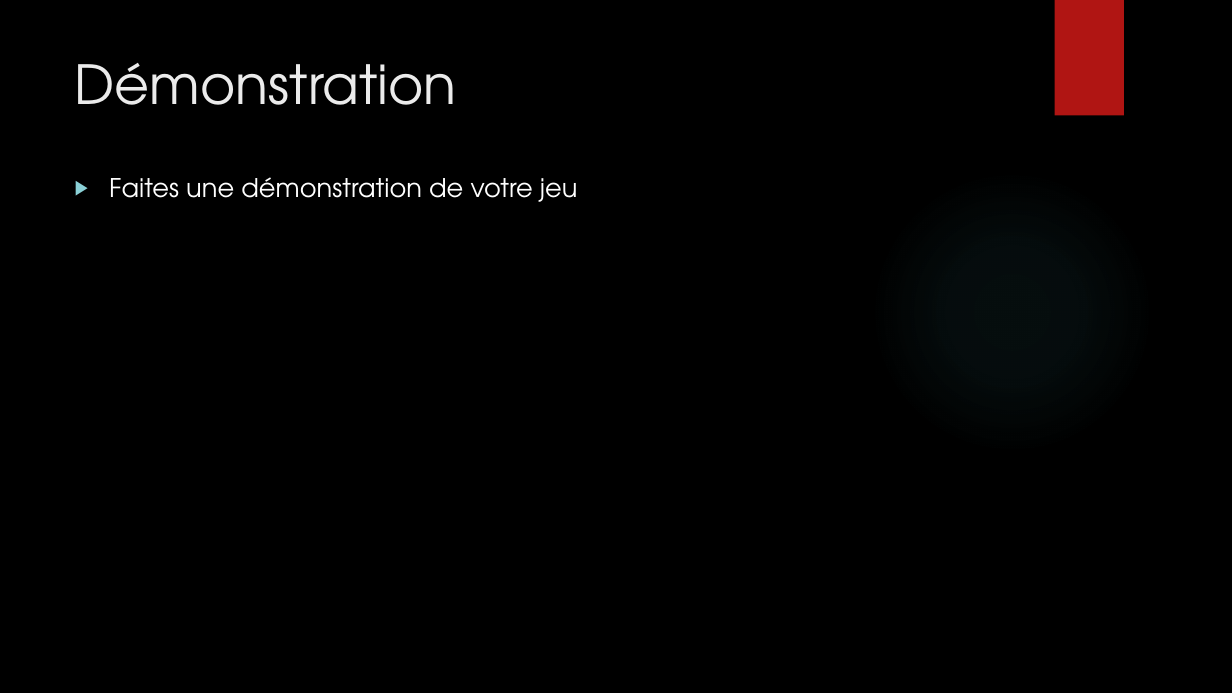
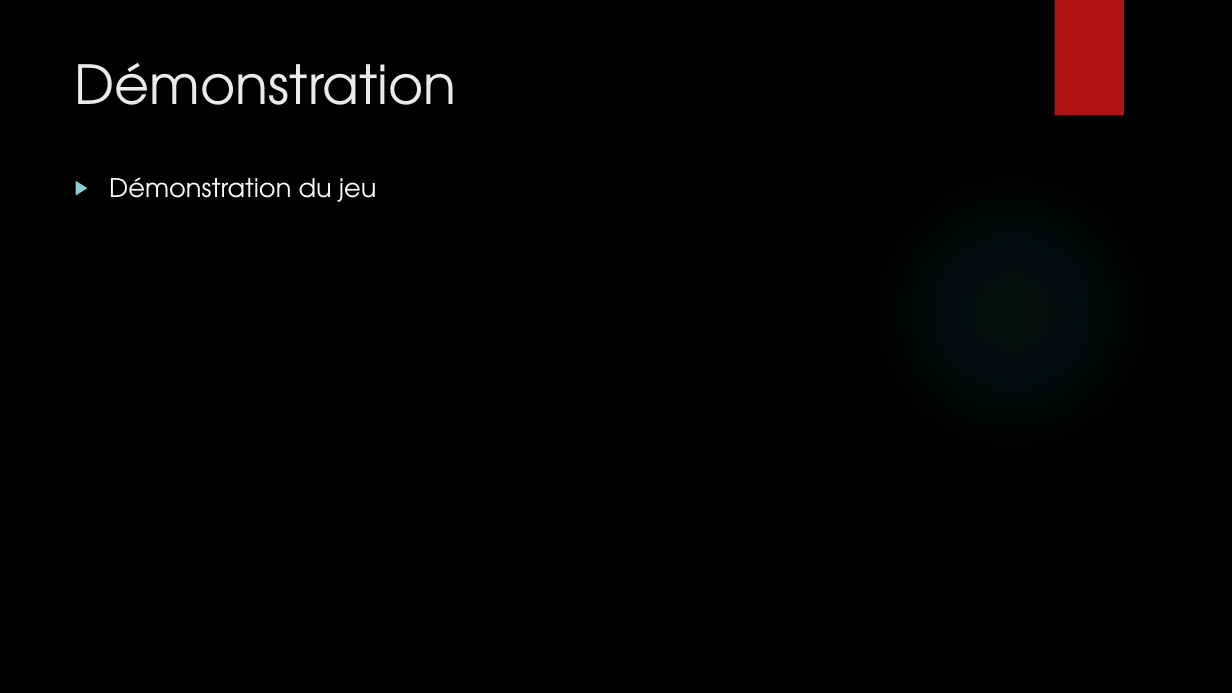
Before and after one commit to Bugnon/oc-2021, a slide deck: slide 20 of src/projet/projet3/Powerpoint_pacman.pptx. Drawn at 1232x693 pixels with LibreOffice and Linux fonts; fonts in the diff are those of the drawing; background and template pictures are left out. Boxes give left, top, right and bottom in pixels: in the first picture for what was removed or moved away, otherwise in the second. Text is boxed around its words. In the diff, an @@ line names an element or a change of style, - is before the commit and + after.

```diff
--- a/src/projet/projet3/Powerpoint_pacman.pptx
+++ b/src/projet/projet3/Powerpoint_pacman.pptx
@@ text at box(109, 177, 377, 202): text changed @@
-▶ Faites une démonstration de votre jeu
+▶ Démonstration du jeu
```
Also in this commit, not shown: 1 other slide changed.
